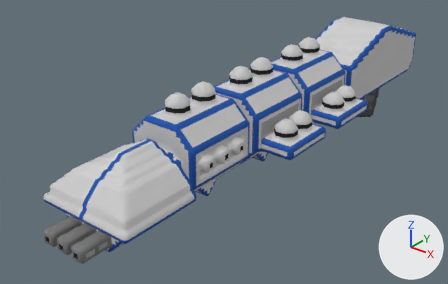
What one commit did to the OBJ model src/jsMain/resources/meshes/diadochi-4-kakia-class.obj.
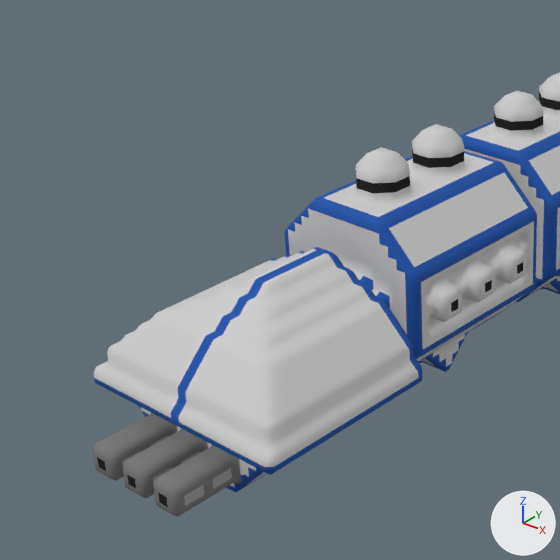
Each version appears first whole from a camera (50 mm lens) standing at (79.8, -119.1, 59.5) and looking at (-7.7, -9.8, -8.3), and next in a close-up on the part from 0% to 58% of the width and 8% to 100% of the height. Arrows for +X, +Y and +Z are at lower right; the lights stay in place. Where no turn or scale is listed for an object, it has been applied to the vertices.

The scene before the commit, as lines of its bpy script (objects in view):
```python
me_diadochi_4_kakia_class = bpy.data.meshes.new('diadochi-4-kakia-class')
me_diadochi_4_kakia_class.from_pydata(...)  # 19886 vertices, 39780 faces; spans x -16.5..16.5, y -65.8..69.2, z -21.2..13.8
me_diadochi_4_kakia_class.materials.append(mat_diadochi_4_kakia_class)
ob_diadochi_4_kakia_class = bpy.data.objects.new('diadochi-4-kakia-class', me_diadochi_4_kakia_class)
ob_diadochi_4_kakia_class.location = (0.0, 0.0, 0.0)
```
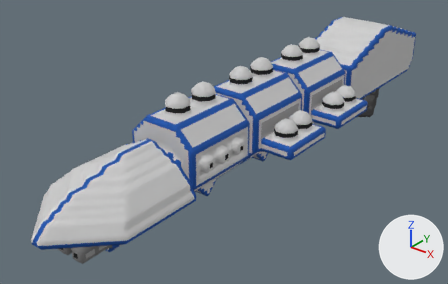
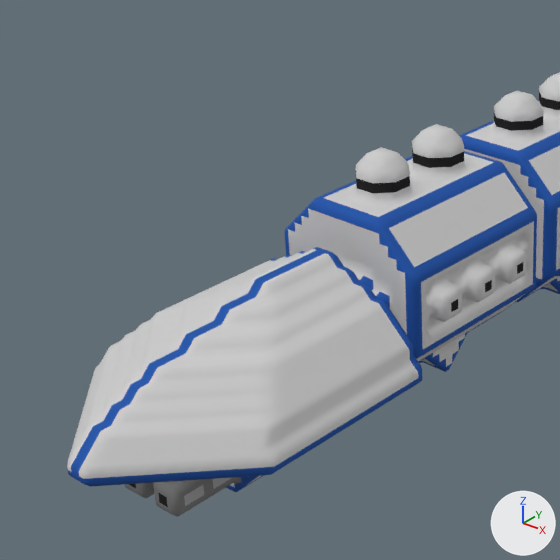
The newer file is also turned or shifted as a whole; pictures and numbers use the older file's frame.

Location of each change, [x1, y1, x2, y2] in pixels of the close-ups (560 x 560 px):
'diadochi-4-kakia-class', reshaped: before [93, 73, 560, 517]; after [67, 73, 560, 517]
part 1 of me_diadochi_4_kakia_class, built on: before [94, 290, 278, 472]; after [67, 290, 273, 486]
part 2 of me_diadochi_4_kakia_class, surface changed: before [117, 364, 223, 450]

What the commit changed:
me_diadochi_4_kakia_class is used by ob_diadochi_4_kakia_class; location (0.0, 0.0, 0.0).
me_diadochi_4_kakia_class had 19886 vertices, 39780 faces and spanned x -16.5..16.5, y -65.8..69.2, z -21.2..13.8.
me_diadochi_4_kakia_class now has 20417 vertices, 40842 faces and spans x -16.5..16.5, y -70.8..69.2, z -21.2..13.8.
me_diadochi_4_kakia_class part 1: 84 vertices moved from x -10.0..10.0, y -60.8..-52.8, z -2.7..5.3 to x -10.5..10.5, y -69.3..-53.3, z -3.2..5.8; 234 vertices removed from x -10.5..10.5, y -60.8..-41.3, z -3.2..5.3; 765 vertices added at x -10.5..10.5, y -70.8..-40.4, z -3.4..5.8.
me_diadochi_4_kakia_class part 2: 232 kept faces spanning x -10.5..10.5, y -68.3..-42.8, z -3.4..-3.2 get new texture (UV) coordinates.
